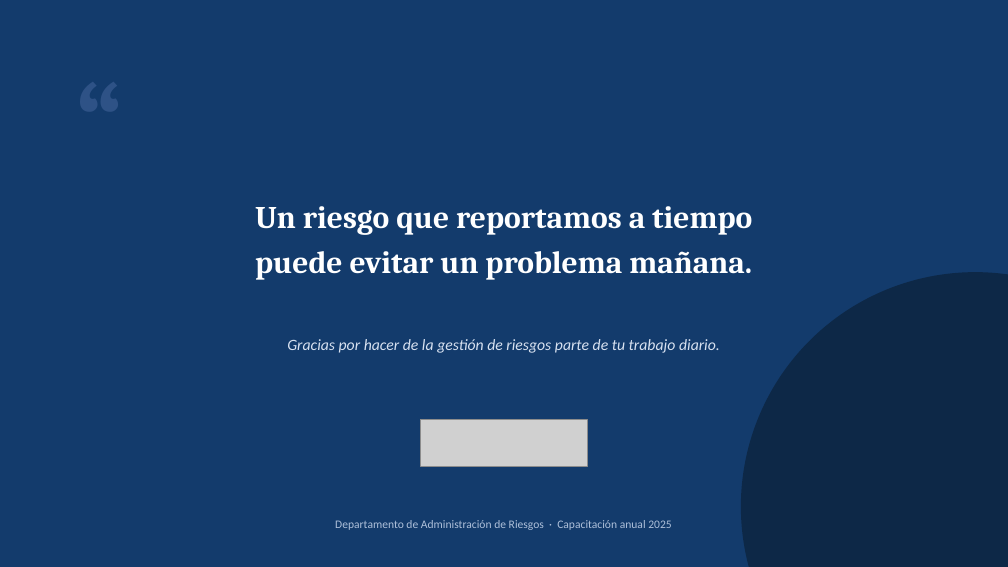
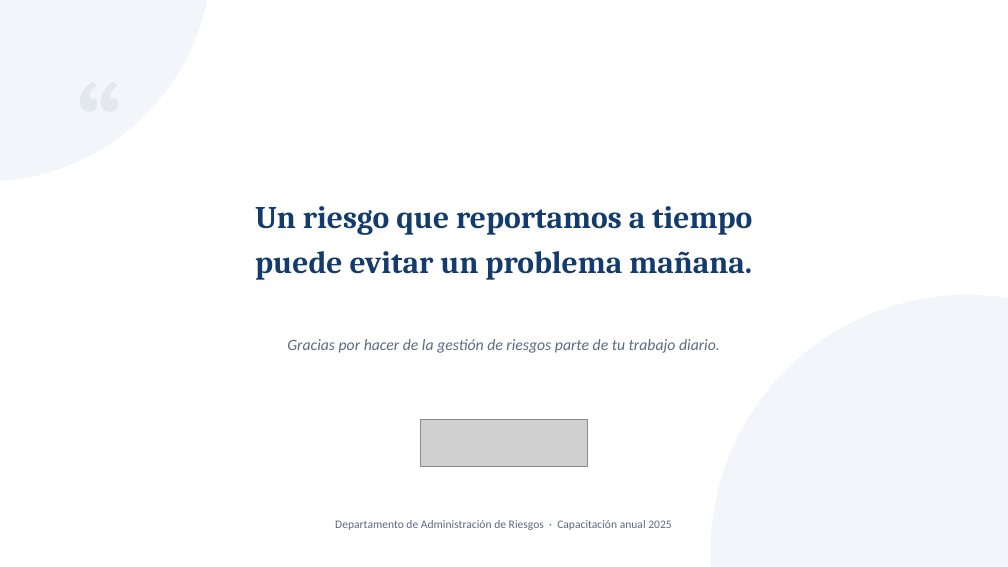
Before and after one commit to menjivar201280/riesgo, a slide deck: slide 47 of capacitacion-riesgos-2025/CAPACITACION_RIESGOS_2025.pptx. Drawn at 1008x567 pixels with LibreOffice and Linux fonts; fonts in the diff are those of the drawing; grey boxes stand for pictures. Boxes give left, top, right and bottom in pixels: in the first picture for what was removed or moved away, otherwise in the second. Text is boxed around its words. In the diff, an @@ line names an element or a change of style, - is before the commit and + after.

```diff
--- a/capacitacion-riesgos-2025/CAPACITACION_RIESGOS_2025.pptx
+++ b/capacitacion-riesgos-2025/CAPACITACION_RIESGOS_2025.pptx
@@ background #133B6C to #FFFFFF @@
@@ ellipse added at (x1=0, y1=0, x2=212, y2=181), fill #F2F5F9 @@
@@ text "“" at (x1=76, y1=57, x2=227, y2=178): text colour #2E5286 to #E3E8EF @@
@@ text "Un riesgo que reportamos a ..." at (x1=255, y1=206, x2=752, y2=280): text colour #FFFFFF to #133B6C @@
@@ ellipse resized from (x1=741, y1=272, x2=1008, y2=567) to (x1=711, y1=295, x2=1008, y2=567) @@
@@ ellipse at (x1=711, y1=295, x2=1008, y2=567): fill #0D2847 to #F2F5F9 @@
@@ text "Gracias por hacer de la ..." at (x1=287, y1=339, x2=720, y2=353): text colour #D7E1F0 to #5B6B82 @@
@@ text "Departamento de Administración de Riesgos ..." at (x1=335, y1=520, x2=671, y2=530): text colour #AEC0DA to #5B6B82 @@
```
Also in this commit, not shown: 42 other slides changed.
